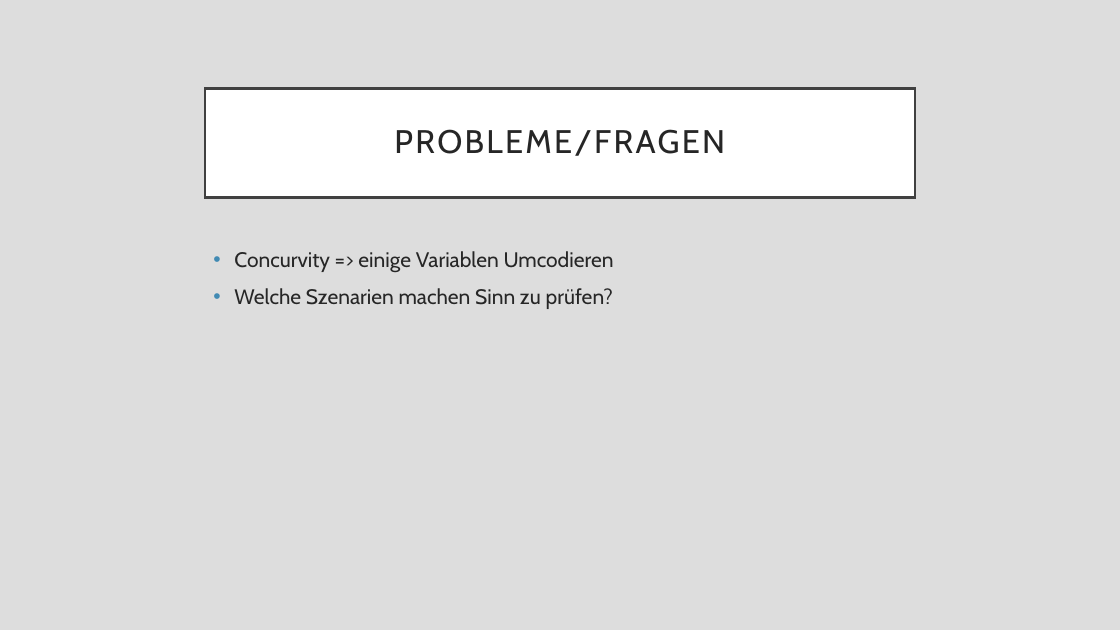
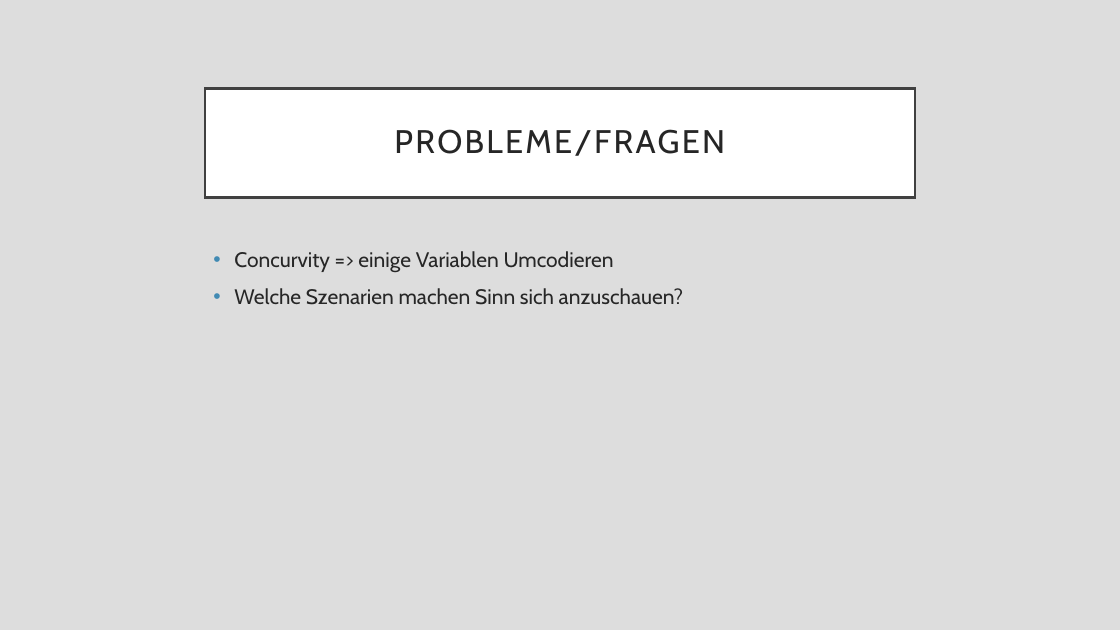
Before and after one commit to leavanh/LVS, a slide deck: slide 5 of Organisatorisches/LVS-IR-Taubenstein.pptx. Drawn at 1120x630 pixels with LibreOffice and Linux fonts; fonts in the diff are those of the drawing. Boxes give left, top, right and bottom in pixels: in the first picture for what was removed or moved away, otherwise in the second. Text is boxed around its words. In the diff, an @@ line names an element or a change of style, - is before the commit and + after.

Commit message:
Präsi Wort abgeändert

```diff
--- a/Organisatorisches/LVS-IR-Taubenstein.pptx
+++ b/Organisatorisches/LVS-IR-Taubenstein.pptx
@@ text at [234,288,683,305]: text changed @@
-• Welche Szenarien machen Sinn zu prüfen?
+• Welche Szenarien machen Sinn sich anzuschauen?
```
